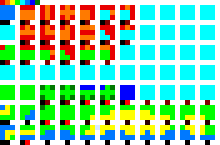
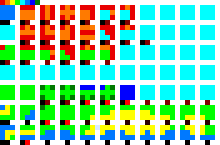
Revision of a layered 220 x 145 image; what changed, layer by layer:
painted on "tiles.png" over (140, 40, 150, 45)
